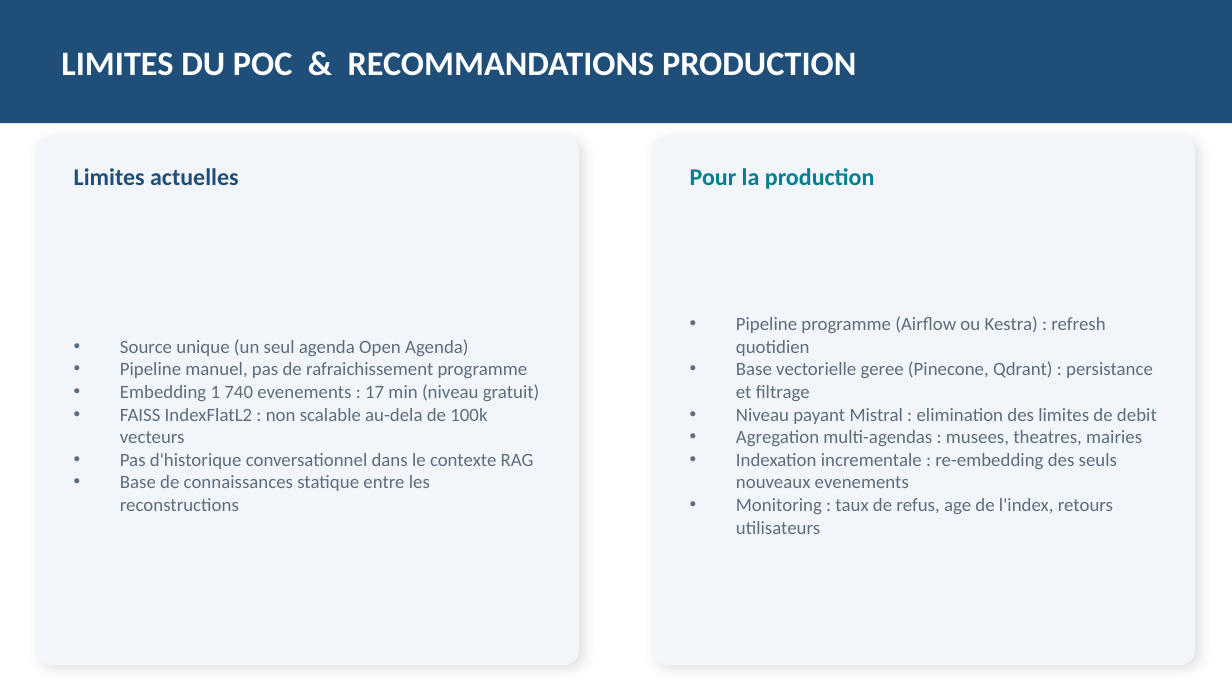
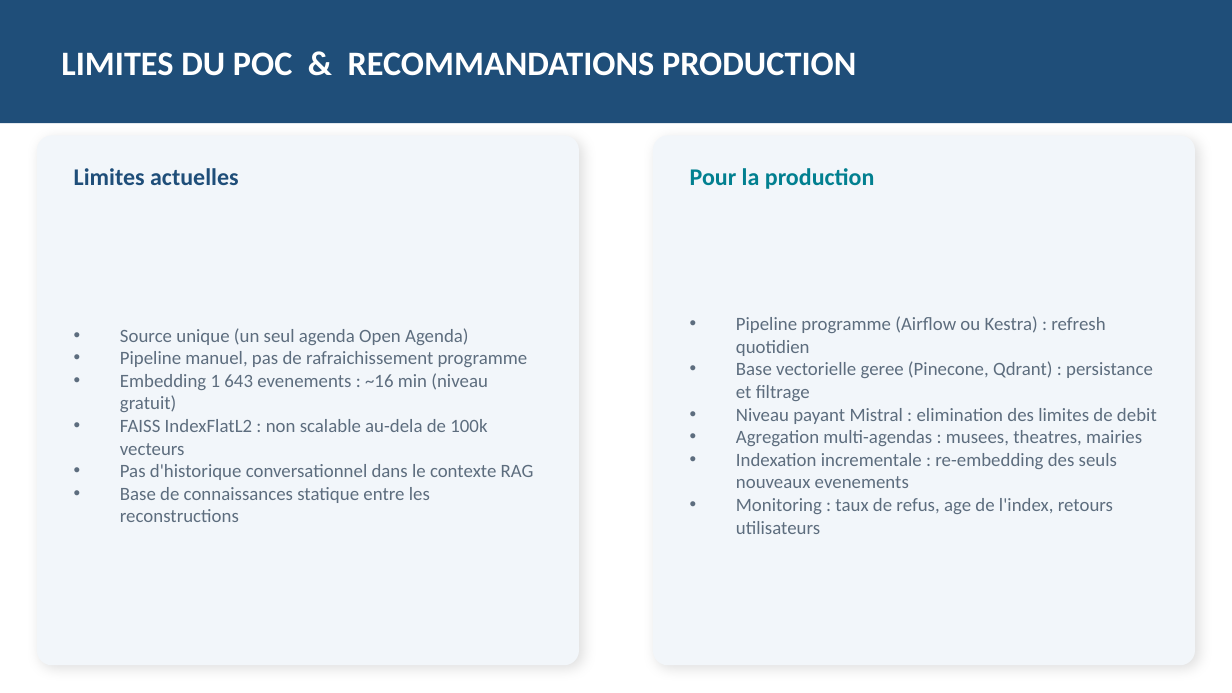
Before and after one commit to hhdonglo/project_11, a slide deck: slide 13 of presentation_puls_events_FR.pptx. Drawn at 1232x693 pixels with LibreOffice and Linux fonts; fonts in the diff are those of the drawing. Boxes give left, top, right and bottom in pixels: in the first picture for what was removed or moved away, otherwise in the second. Text is boxed around its words. In the diff, an @@ line names an element or a change of style, - is before the commit and + after.

```diff
--- a/presentation_puls_events_FR.pptx
+++ b/presentation_puls_events_FR.pptx
@@ text at [120,373,488,412]: text changed @@
-• Embedding 1 740 evenements : 17 min (niveau gratuit)
+• Embedding 1 643 evenements : ~16 min (niveau gratuit)
```
Also in this commit, not shown: 8 other slides changed, 7 other files.
